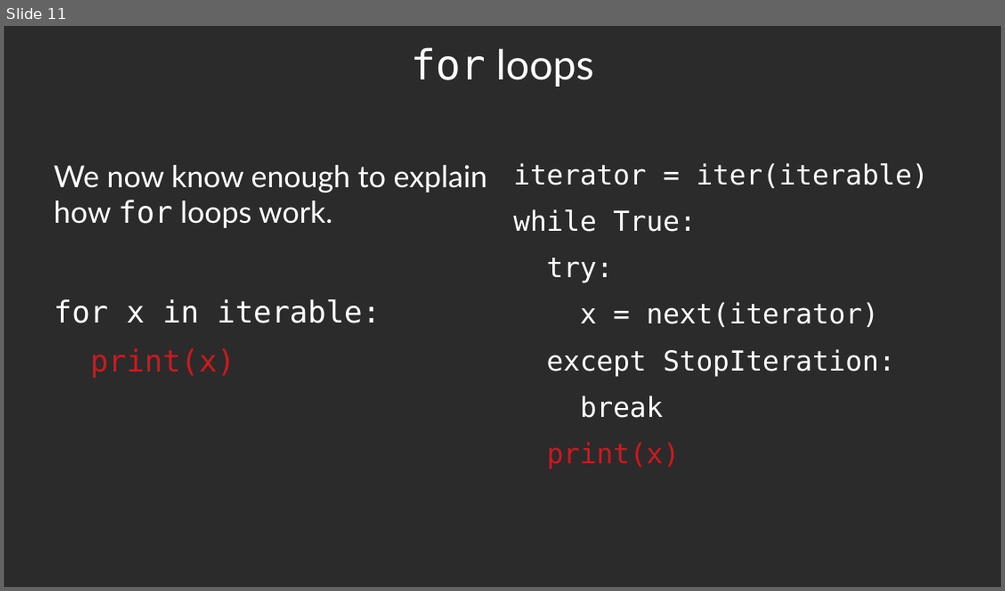
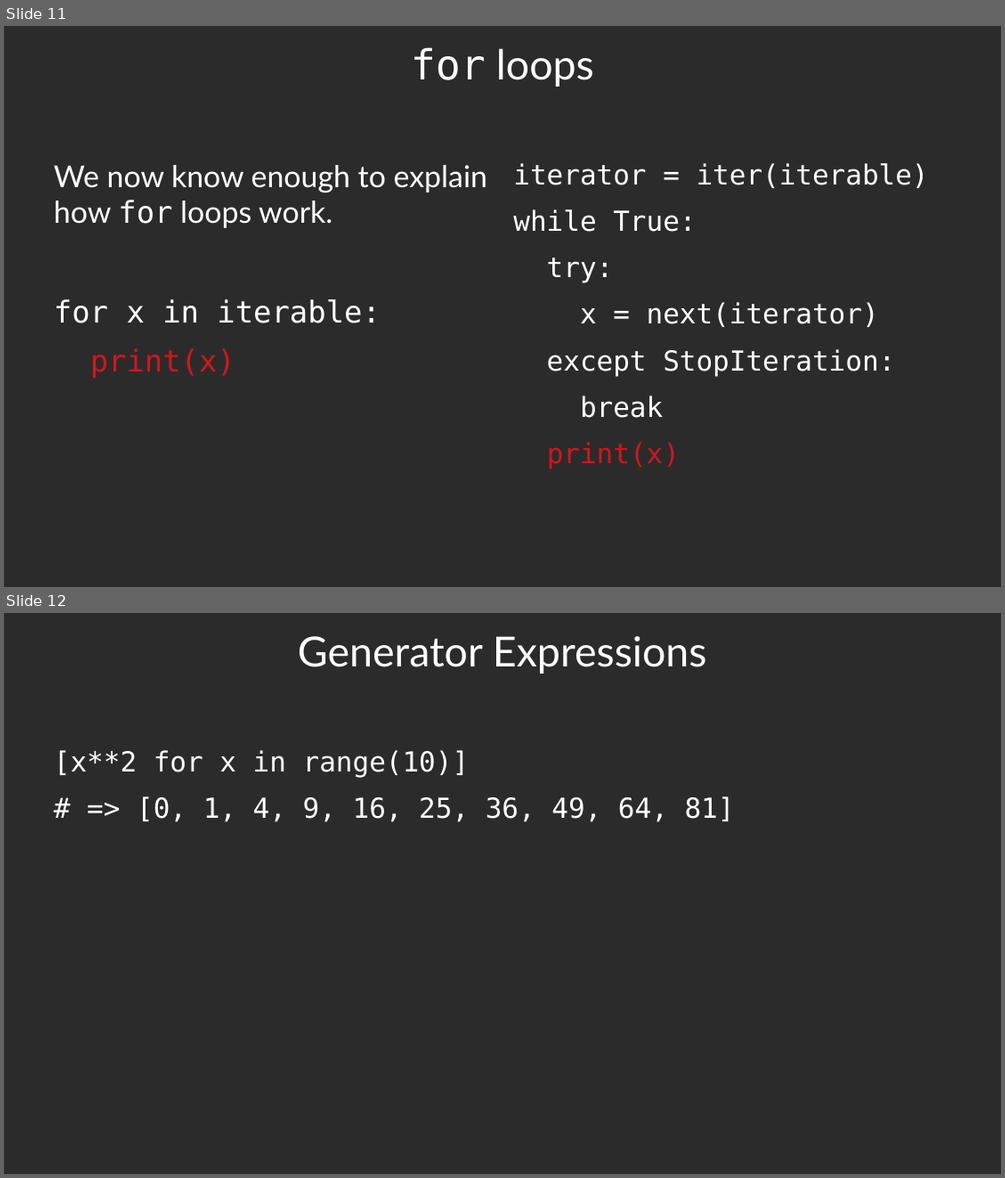
Before and after one commit to luther9/iterator-slides, a slide deck: iterators.odp. Shown one above the other, each under a label of ours: slide 11 before the commit, slides 11 and 12 after it. The pictures are 1005x591 and 1005x1178 pixels, drawn with LibreOffice and Linux fonts; fonts in the diff are those of the drawing; background and template pictures are left out; a plain dark background stands for a picture behind light text. Boxes give left, top, right and bottom in pixels: in the first picture for what was removed or moved away, otherwise in the second. Text is boxed around its words. In the diff, an @@ line names an element or a change of style, - is before the commit and + after.

Commit message:
Finish section on generators.

```diff
--- a/iterators.odp
+++ b/iterators.odp
@@ slide 12 added at (x1=4, y1=613, x2=1001, y2=1174), background picture (left out) @@
@@ title added at (x1=298, y1=636, x2=707, y2=674), 33 pt, text #FFFFFF @@
+Generator Expressions
@@ text added at (x1=54, y1=750, x2=735, y2=822), 22 pt, text #FFFFFF @@
+[x**2 for x in range(10)]
+# => [0, 1, 4, 9, 16, 25, 36, 49, 64, 81]
```
Also in this commit, not shown: 8 other slides added, 1 other file.
